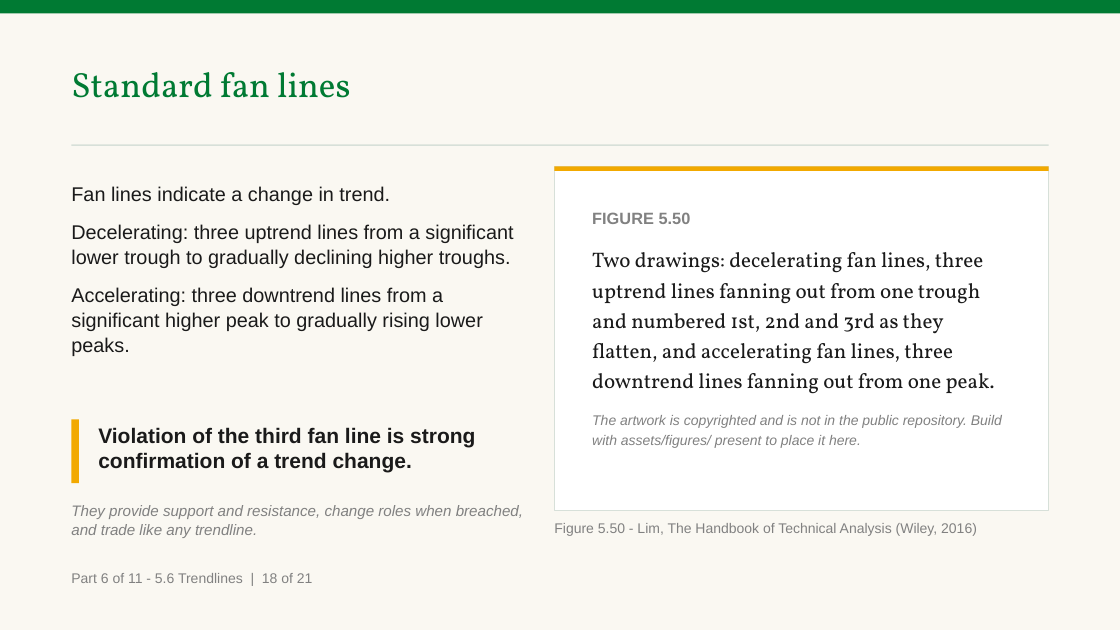
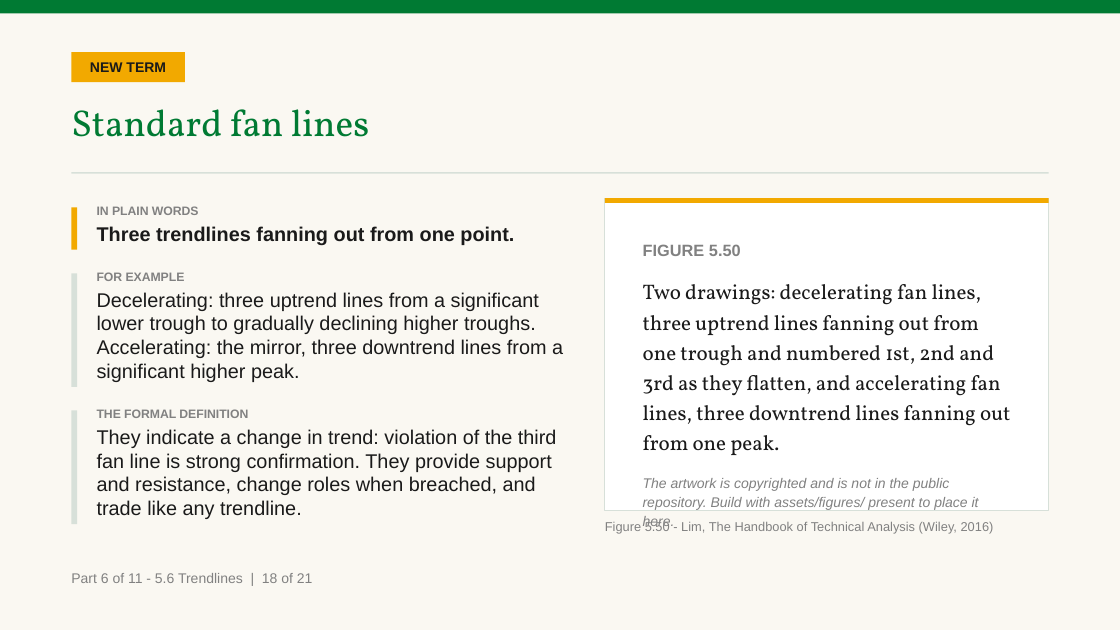
Before and after one commit to benjiesotelo-sudo/Telos_FIN1209, a slide deck: slide 115 of chapter-05/FIN1209-Chapter-05.pptx. Drawn at 1120x630 pixels with LibreOffice and Linux fonts; fonts in the diff are those of the drawing. Boxes give left, top, right and bottom in pixels: in the first picture for what was removed or moved away, otherwise in the second. Text is boxed around its words. In the diff, an @@ line names an element or a change of style, - is before the commit and + after.

```diff
--- a/chapter-05/FIN1209-Chapter-05.pptx
+++ b/chapter-05/FIN1209-Chapter-05.pptx
@@ rectangle added at (71,52,185,82), fill #F2A900, 12 pt, text #1A1A1A, bold @@
+NEW TERM
@@ text "Standard fan lines": place and size @@
-text "Standard fan lines" at (71,72,350,98)
+text "Standard fan lines" at (71,109,369,137)
@@ text "Standard fan lines" at (71,109,369,137): size 30 to 32 pt @@
@@ rectangle: place and size @@
-rectangle at (71,145,1049,146)
+rectangle at (71,172,1049,174)
@@ rectangle added at (71,208,77,250), fill #F2A900 @@
@@ text added at (97,206,514,245), 17 pt, text #1A1A1A, bold @@
+IN PLAIN WORDS
+Three trendlines fanning out from one point.
@@ rectangle: place and size @@
-rectangle at (555,166,1049,511)
+rectangle at (605,198,1049,511)
@@ rectangle: place and size @@
-rectangle at (555,166,1049,171)
+rectangle at (605,198,1049,203)
@@ text "FIGURE 5.50" rewrapped from (592,212,1002,448) to (643,244,1010,530) @@
@@ rectangle added at (71,273,77,386), fill #D7E0D9 @@
@@ text at (97,272,563,382): text changed @@
-Fan lines indicate a change in trend.
-Decelerating: three uptrend lines from a significant lower trough to gradually declining higher troughs.
-Accelerating: three downtrend lines from a significant higher peak to gradually rising lower peaks.
+FOR EXAMPLE
+Decelerating: three uptrend lines from a significant lower trough to gradually declining higher troughs. Accelerating: the mirror, three downtrend lines from a significant higher peak.
@@ rectangle: place and size @@
-rectangle at (71,419,79,483)
+rectangle at (71,411,77,524)
@@ rectangle at (71,411,77,524): fill #F2A900 to #D7E0D9 @@
@@ text at (97,409,557,519): text changed; size 13 to 17 pt; text colour #818181 to #1A1A1A; italic off @@
-They provide support and resistance, change roles when breached, and trade like any trendline.
+THE FORMAL DEFINITION
+They indicate a change in trend: violation of the third fan line is strong confirmation. They provide support and resistance, change roles when breached, and trade like any trendline.
@@ text removed at (98,427,475,473) @@
-Violation of the third fan line is strong confirmation of a trend change.
@@ text "Figure 5.50 - Lim, The ...": place and size @@
-text "Figure 5.50 - Lim, The ..." at (554,523,977,536)
+text "Figure 5.50 - Lim, The ..." at (605,521,994,534)
@@ text "Figure 5.50 - Lim, The ..." at (605,521,994,534): size 12 to 11 pt @@
```
Also in this commit, not shown: 30 other slides changed, 4 other files.
